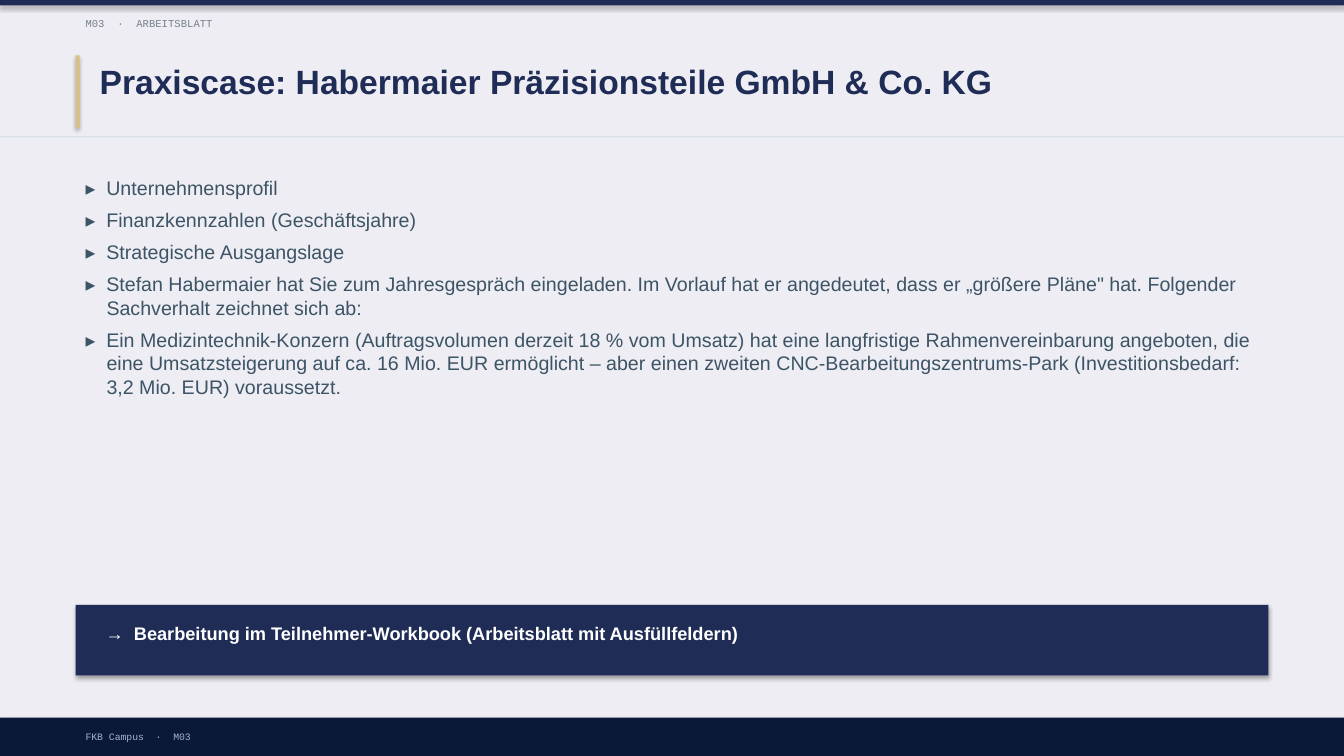
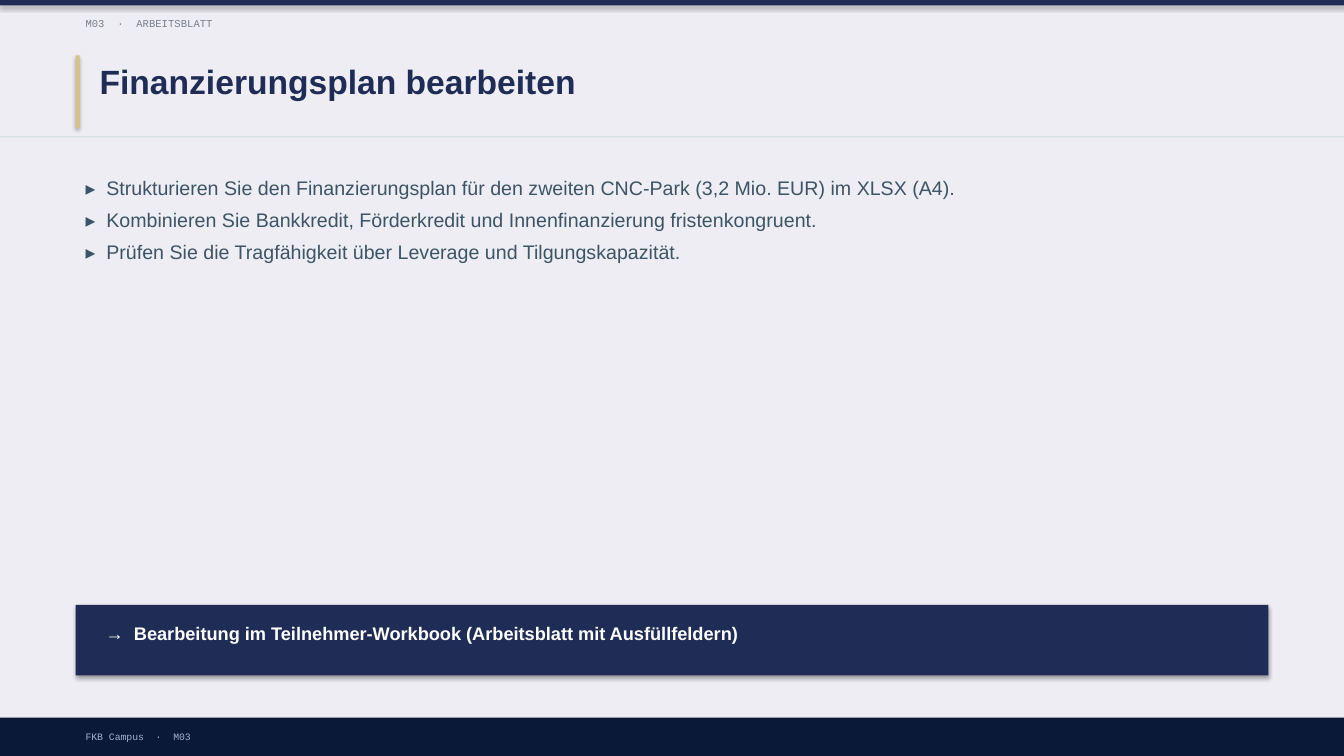
Before and after one commit to ck5rqc47pr-byte/firmenkundenakademie-online, a slide deck: slide 26 of protected-downloads/praesentation/M03.pptx (slide 10 before the commit). Drawn at 1344x756 pixels with LibreOffice and Linux fonts; fonts in the diff are those of the drawing. Boxes give left, top, right and bottom in pixels: in the first picture for what was removed or moved away, otherwise in the second. Text is boxed around its words. In the diff, an @@ line names an element or a change of style, - is before the commit and + after.

```diff
--- a/protected-downloads/praesentation/M03.pptx
+++ b/protected-downloads/praesentation/M03.pptx
@@ text at (100, 69, 576, 101): text changed @@
-Praxiscase: Habermaier Präzisionsteile GmbH & Co. KG
+Finanzierungsplan bearbeiten
@@ text at (106, 181, 955, 263): text changed @@
-▸ Unternehmensprofil
-▸ Finanzkennzahlen (Geschäftsjahre)
-▸ Strategische Ausgangslage
-▸ Stefan Habermaier hat Sie zum Jahresgespräch eingeladen. Im Vorlauf hat er angedeutet, dass er „größere Pläne" hat. Folgender Sachverhalt zeichnet sich ab:
-▸ Ein Medizintechnik-Konzern (Auftragsvolumen derzeit 18 % vom Umsatz) hat eine langfristige Rahmenvereinbarung angeboten, die eine Umsatzsteigerung auf ca. 16 Mio. EUR ermöglicht – aber einen zweiten CNC-Bearbeitungszentrums-Park (Investitionsbedarf: 3,2 Mio. EUR) voraussetzt.
+▸ Strukturieren Sie den Finanzierungsplan für den zweiten CNC-Park (3,2 Mio. EUR) im XLSX (A4).
+▸ Kombinieren Sie Bankkredit, Förderkredit und Innenfinanzierung fristenkongruent.
+▸ Prüfen Sie die Tragfähigkeit über Leverage und Tilgungskapazität.
```
Also in this commit, not shown: 3 other slides changed, 22 slides added, 3 slides removed, 3 other files.
